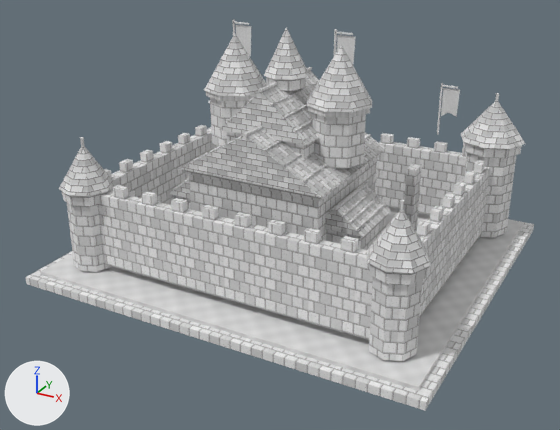
The OBJ model Unity/Assets/Eldoria/ExperimentalAshenCitadel/Meshes/AshenBastion_5.obj as it was, and as the next commit left it.
Rendered twice from a 50 mm camera at (17.5, -33.9, 18.6) aimed at (-0.3, -1.4, 2.4). Every picture has the same lights, and +X, +Y and +Z are marked at lower left. The first picture is the older version. Where no turn or scale is listed for an object, it has been applied to the vertices. Vertices at exactly the same position are counted once.

The first picture shows 'AshenBastion_5'.
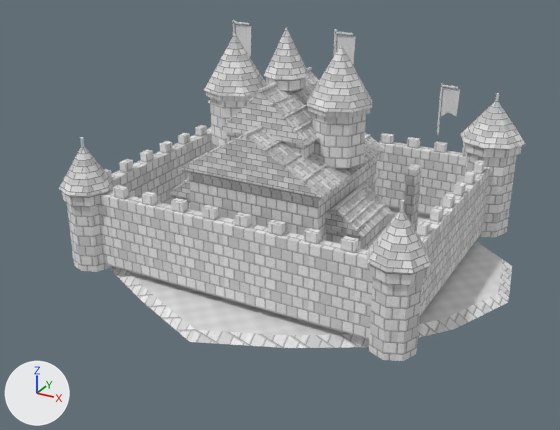
The change, as a list of edits to the scene's bpy script:
```text
Change me_ashenbastion_5:
    used by ob_ashenbastion_5; location = (0.0, 0.0, 0.0)
    remove me_ashenbastion_5.from_pydata(...)  # 2249 vertices, 1640 faces; spans x -10.6..10.6, y -9.6..11.2, z -0.5..12.1
    add me_ashenbastion_5.from_pydata(...)  # 2266 vertices, 1660 faces; spans x -11.4..11.5, y -10.3..11.2, z -0.2..12.1
    me_ashenbastion_5 part 1: the loose piece of 8 vertices spanning x -10.6..10.6, y -9.6..9.6, z -0.5..-0.1 is rebuilt with 33 vertices and now spans x -11.4..11.5, y -10.3..9.6, z -0.2..0.1
    me_ashenbastion_5 part 2: the loose piece of 8 vertices spanning x -10.1..10.1, y -9.0..9.0, z -0.1..0.1 is deleted
```

Pixel boxes (x1, y1, x2, y2) of what changed, in the pictures (560 x 430 px):
'AshenBastion_5', reshaped (8% narrower, 12% shorter)
    before: (26, 19, 534, 410)
    after: (59, 19, 525, 361)
part 1 of me_ashenbastion_5, rebuilt
    before: (26, 219, 534, 410)
    after: (111, 206, 512, 348)
part 2 of me_ashenbastion_5, deleted
    before: (40, 206, 524, 391)
